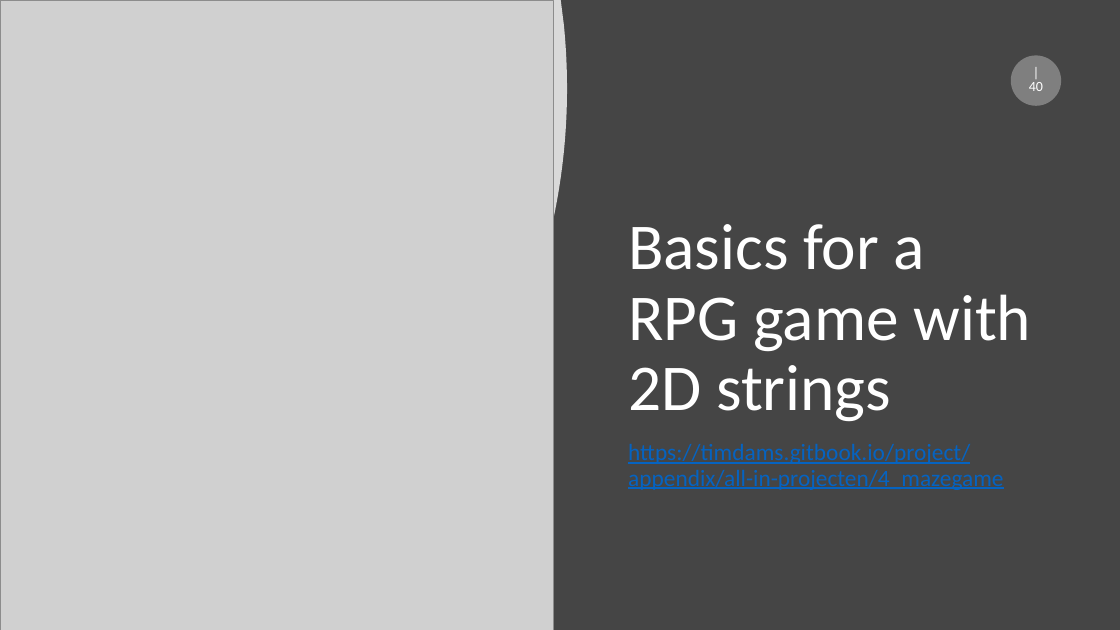
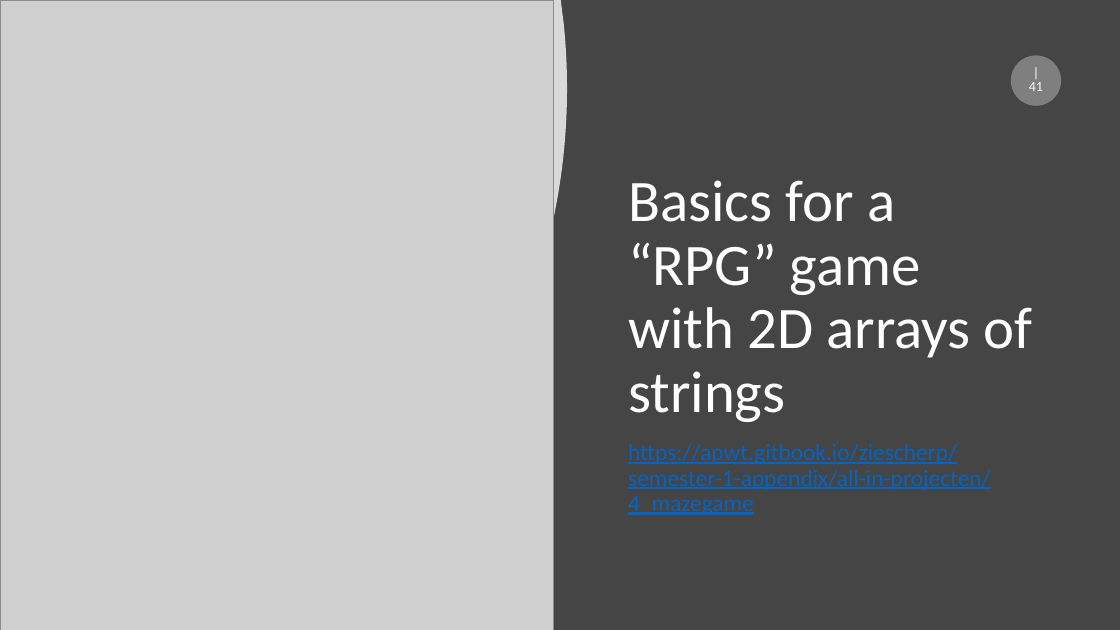
Before and after one commit to v-nys/cursusprogrammeren, a slide deck: slide 41 of _SLIDES/DEEL1/H7/6c_arrays in methoden_mutidim.pptx (slide 40 before the commit). Drawn at 1120x630 pixels with LibreOffice and Linux fonts; fonts in the diff are those of the drawing; grey boxes stand for pictures. Boxes give left, top, right and bottom in pixels: in the first picture for what was removed or moved away, otherwise in the second. Text is boxed around its words. In the diff, an @@ line names an element or a change of style, - is before the commit and + after.

```diff
--- a/_SLIDES/DEEL1/H7/6c_arrays in methoden_mutidim.pptx
+++ b/_SLIDES/DEEL1/H7/6c_arrays in methoden_mutidim.pptx
@@ page number at (1029, 82, 1043, 91): text changed @@
-| 40
+| 41
@@ title at (628, 180, 1033, 422): text changed; size 56 to 50.4 pt @@
-Basics for a RPG game with 2D strings
+Basics for a “RPG” game with 2D arrays of strings
@@ text at (628, 444, 991, 515): text changed @@
-https://timdams.gitbook.io/project/appendix/all-in-projecten/4_mazegame
+https://apwt.gitbook.io/ziescherp/semester-1-appendix/all-in-projecten/4_mazegame
```
Also in this commit, not shown: 1 slide added, 1 other file.
